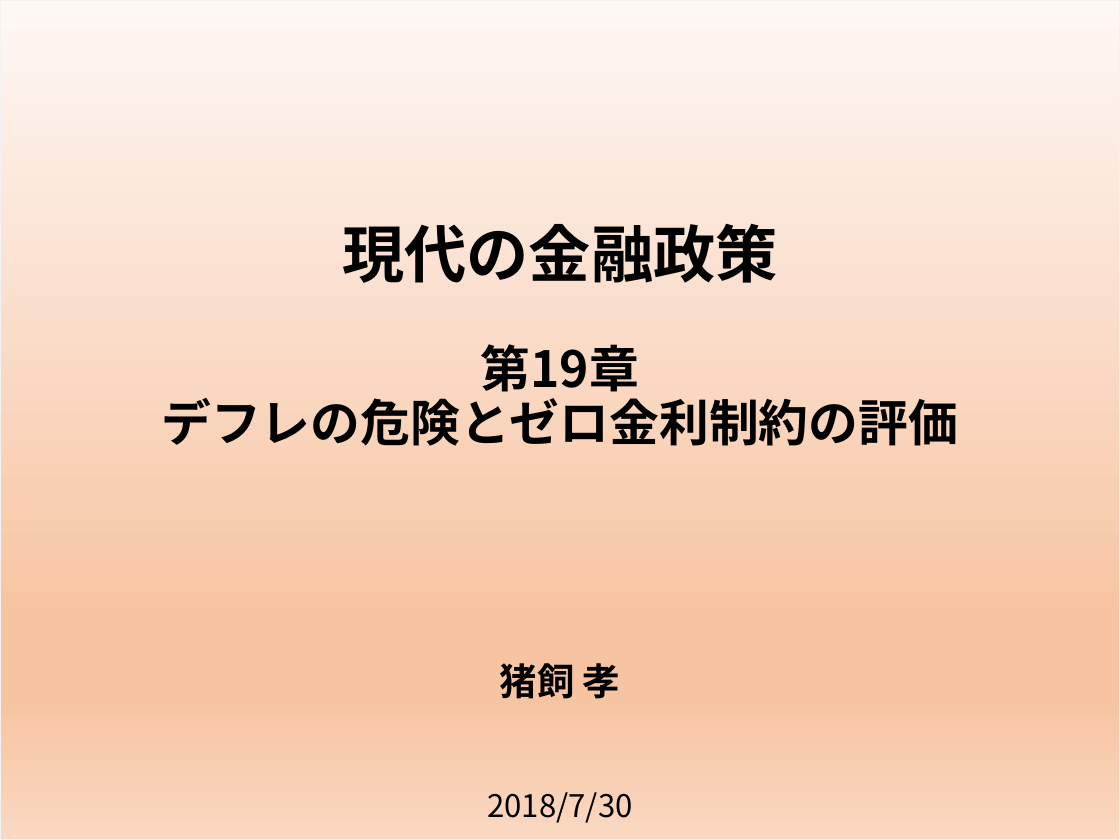
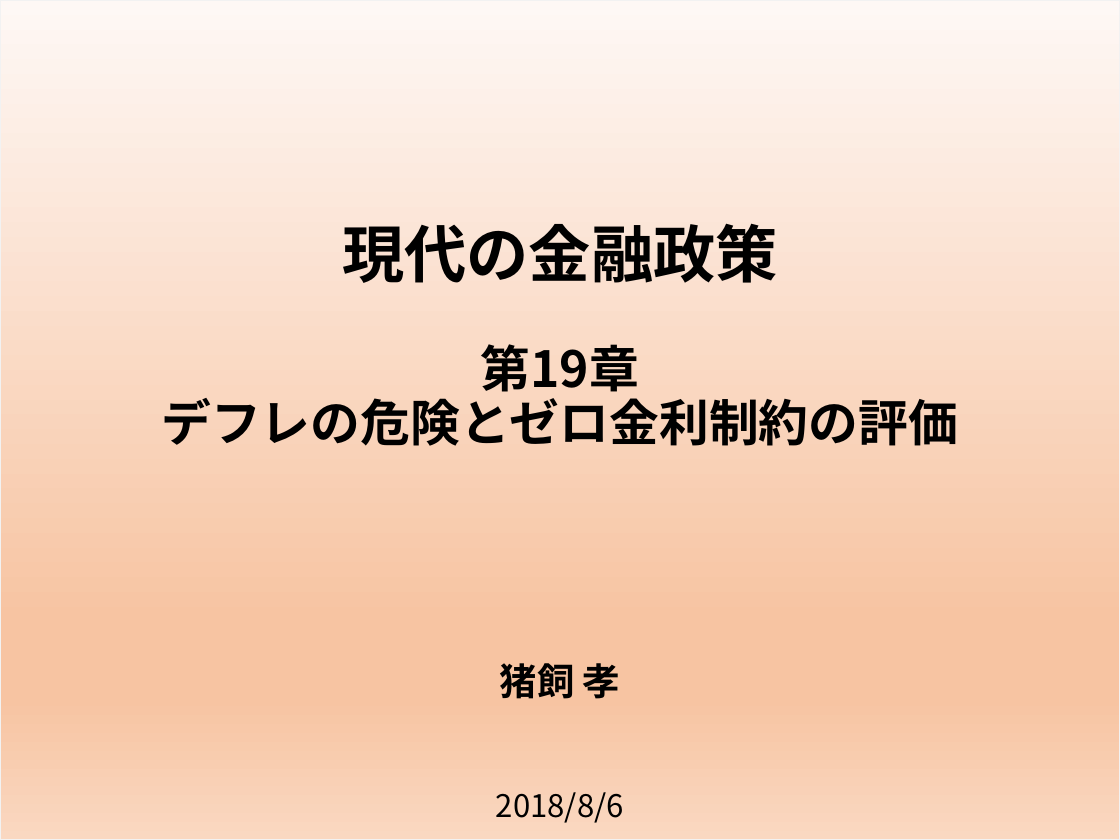
Before and after one commit to takashiikai1991/shirakawa, a slide deck: slide 1 of Sec_18/現代の金融政策_19.pptx. Drawn at 1120x840 pixels with LibreOffice and Linux fonts; fonts in the diff are those of the drawing. Boxes give left, top, right and bottom in pixels: in the first picture for what was removed or moved away, otherwise in the second. Text is boxed around its words. In the diff, an @@ line names an element or a change of style, - is before the commit and + after.

```diff
--- a/Sec_18/現代の金融政策_19.pptx
+++ b/Sec_18/現代の金融政策_19.pptx
@@ text at bbox=[496, 792, 624, 823]: text changed @@
-2018/7/30
+2018/8/6
```
Also in this commit, not shown: 4 other slides changed, 1 slide added.
